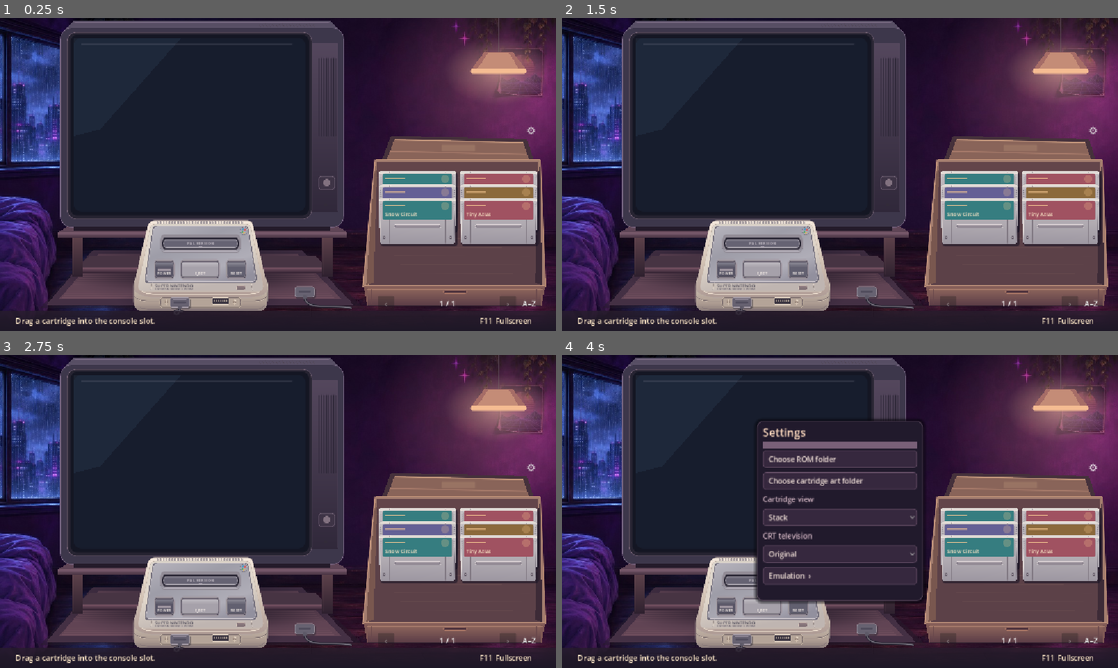
Above: before the commit, frames 1-4 (two rows, left to right).
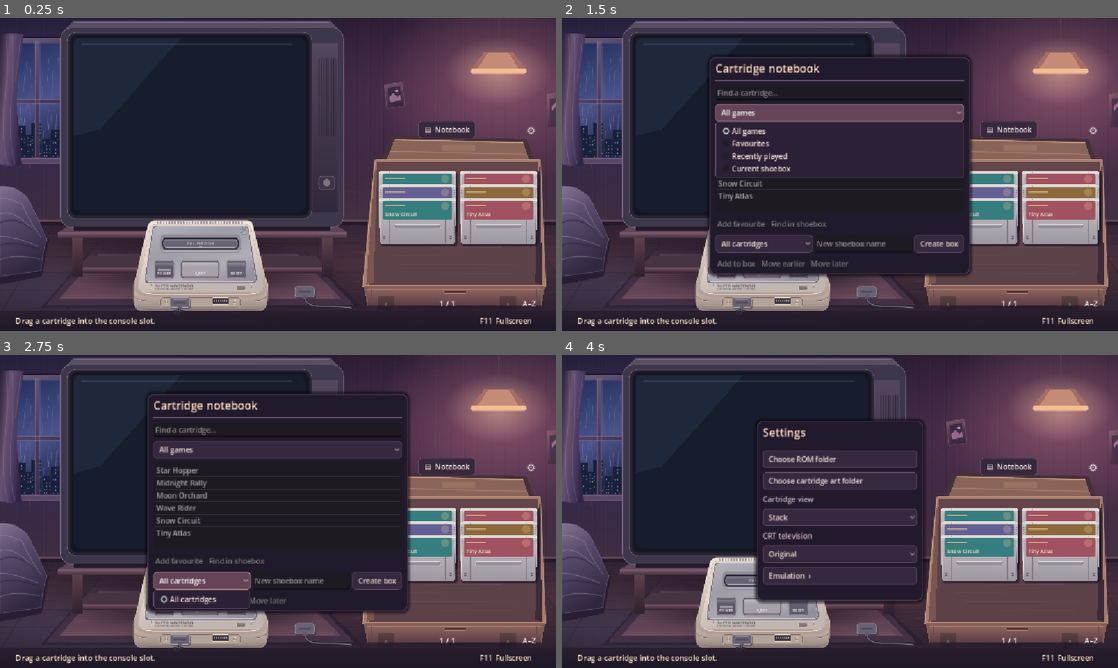
Above: after the commit, the same moments.

Repository: BaconBaps/snes
Game: Godot game, scene res://room.tscn
Same seed, same stepped clock (60 frames per second), same inputs: the game is played once before the commit and once after it.
Inputs (mouse positions are in pixels of both pictures, inside the frame that each line leads up to):
- Up to frame 1 (0.25 s): no input
- Up to frame 2 (1.5 s): click (1006, 130) at 0.5 s, where only the run after the commit has a clickable "▤ Notebook"; click (840, 111) at 1.25 s, where only the run after the commit has a clickable "All games"
- Up to frame 3 (2.75 s): click (200, 580) at 2 s, where only the run after the commit has a clickable "All cartridges"
- Up to frame 4 (4 s): click (940, 580) at 2.75 s, where only the run after the commit has a clickable "Create box"; click "⚙" at 3.5 s

The runs differ from the first frame. In frame 1, 22% of the frame differs, in the area x 0-100%, y 0-94%; in frame 2, 32%; in frame 3, 32%; in frame 4, 21%.

Commit message:
Add cartridge notebook and custom shoeboxes with layered room art

Diff:
--- /dev/null
+++ b/cartridge_notebook.gd
@@ -0,0 +1,252 @@
+extends PopupPanel
+
+const SAVE_PATH := "user://notebook.cfg"
+const ALL_GAMES := "All cartridges"
+
+var room
+var favourites := PackedStringArray()
+var recent := PackedStringArray()
+var boxes := {}
+var active_box := ""
+var box_picker := OptionButton.new()
+var search := LineEdit.new()
+var filter := OptionButton.new()
+var results := ItemList.new()
+var favourite_button := Button.new()
+var membership_button := Button.new()
+var earlier := Button.new()
+var later := Button.new()
+var find_button := Button.new()
+var new_box := LineEdit.new()
+
+func setup(owner_room: Node2D) -> void:
+	room = owner_room
+	name = "CartridgeNotebook"
+	theme = room.make_settings_theme()
+	restore()
+	var content := VBoxContainer.new()
+	content.add_theme_constant_override("separation", 8)
+	add_child(content)
+	content.set_anchors_and_offsets_preset(Control.PRESET_FULL_RECT, Control.PRESET_MODE_MINSIZE, 17)
+	room.add_settings_heading(content, "Cartridge notebook")
+
+	search.placeholder_text = "Find a cartridge…"
+	search.text_changed.connect(func(_value: String): refresh())
+	content.add_child(search)
+	for label in ["All games", "Favourites", "Recently played", "Current shoebox"]:
+		filter.add_item(label)
+	filter.item_selected.connect(func(_index: int): refresh())
+	content.add_child(filter)
+
+	results.size_flags_vertical = Control.SIZE_EXPAND_FILL
+	results.custom_minimum_size.y = 130
+	results.item_selected.connect(func(_index: int): update_actions())
+	results.item_activated.connect(func(_index: int): reveal_selection())
+	content.add_child(results)
+
+	var actions := HBoxContainer.new()
+	content.add_child(actions)
+	favourite_button.pressed.connect(toggle_favourite)
+	actions.add_child(favourite_button)
+	find_button.text = "Find in shoebox"
+	find_button.pressed.connect(reveal_selection)
+	actions.add_child(find_button)
+
+	var box_row := HBoxContainer.new()
+	content.add_child(box_row)
+	box_picker.size_flags_horizontal = Control.SIZE_EXPAND_FILL
+	box_picker.item_selected.connect(select_box)
+	box_row.add_child(box_picker)
+	new_box.placeholder_text = "New shoebox name"
+	new_box.max_length = 35
+	new_box.size_flags_horizontal = Control.SIZE_EXPAND_FILL
+	new_box.text_submitted.connect(func(_value: String): create_box())
+	box_row.add_child(new_box)
+	var add_box := Button.new()
+	add_box.text = "Create box"
+	add_box.pressed.connect(create_box)
+	box_row.add_child(add_box)
+
+	var order_row := HBoxContainer.new()
+	content.add_child(order_row)
+	membership_button.pressed.connect(toggle_membership)
+	order_row.add_child(membership_button)
+	earlier.text = "Move earlier"
+	earlier.pressed.connect(func(): move_selection(-1))
+	order_row.add_child(earlier)
+	later.text = "Move later"
+	later.pressed.connect(func(): move_selection(1))
+	order_row.add_child(later)
+
+func restore() -> void:
+	var config := ConfigFile.new()
+	if config.load(SAVE_PATH) != OK:
+		return
+	favourites = config.get_value("notebook", "favourites", PackedStringArray())
+	recent = config.get_value("notebook", "recent", PackedStringArray())
+	boxes = config.get_value("notebook", "boxes", {})
+	active_box = config.get_value("notebook", "active_box", "")
+	if not boxes.has(active_box):
+		active_box = ""
+
+func persist() -> void:
+	var config := ConfigFile.new()
+	config.set_value("notebook", "favourites", favourites)
+	config.set_value("notebook", "recent", recent)
+	config.set_value("notebook", "boxes", boxes)
+	config.set_value("notebook", "active_box", active_box)
+	if config.save(SAVE_PATH) != OK:
+		push_warning("Could not save the cartridge notebook.")
+
+func open_notebook() -> void:
+	box_picker.clear()
+	box_picker.add_item(ALL_GAMES)
+	for box_name in boxes:
+		box_picker.add_item(box_name)
+		if box_name == active_box:
+			box_picker.select(box_picker.item_count - 1)
+	refresh()
+	popup_centered(Vector2i(540, 486))
+	search.grab_focus()
+
+func record_played(path: String) -> void:
+	if recent.has(path):
+		recent.remove_at(recent.find(path))
+	recent.insert(0, path)
+	if recent.size() > 50:
+		recent.resize(50)
+	persist()
+	if visible:
+		refresh()
+
+func select_box(index: int) -> void:
+	active_box = "" if index == 0 else box_picker.get_item_text(index)
+	persist()
+	room.refresh_shoebox()
+	refresh()
+
+func create_box() -> void:
+	var box_name := new_box.text.strip_edges()
+	if box_name.is_empty() or box_name.nocasecmp_to(ALL_GAMES) == 0:
+		return
+	for existing_name in boxes:
+		if box_name.nocasecmp_to(existing_name) == 0:
+			return
+	boxes[box_name] = PackedStringArray()
+	box_picker.add_item(box_name)
+	box_picker.select(box_picker.item_count - 1)
+	new_box.clear()
+	select_box(box_picker.selected)
+	filter.select(0)
+	refresh()
+
+func current_paths() -> PackedStringArray:
+	return boxes.get(active_box, PackedStringArray())
+
+func selection() -> int:
+	var picked := results.get_selected_items()
+	return -1 if picked.is_empty() else int(results.get_item_metadata(picked[0]))
+
+func refresh(keep := -1) -> void:
+	results.clear()
+	var query := search.text.strip_edges().to_lower()
+	var indices := range(room.titles.size())
+	if filter.selected == 2 and not recent.is_empty():
+		indices = []
+		for path in recent:
+			var index: int = room.rom_paths.find(path)
+			if index >= 0:
+				indices.append(index)
+	elif filter.selected == 3 and not active_box.is_empty():
+		indices = []
+		for path in current_paths():
+			var index: int = room.rom_paths.find(path)
+			if index >= 0:
+				indices.append(index)
+	for index in indices:
+		var title: String = room.titles[index]
+		var path: String = room.rom_paths[index] if index < room.rom_paths.size() else ""
+		if not query.is_empty() and not title.to_lower().contains(query):
+			continue
+		if (filter.selected == 1 and not favourites.has(path)) or (filter.selected == 2 and not recent.has(path)):
+			continue
+		results.add_item(("★  " if favourites.has(path) else "") + title)
+		results.set_item_metadata(results.item_count - 1, index)
+		if index == keep:
+			results.select(results.item_count - 1)
+	update_actions()
+
+func update_actions() -> void:
+	var index := selection()
+	var path: String = room.rom_paths[index] if index >= 0 and index < room.rom_paths.size() else ""
+	var paths := current_paths()
+	var position := paths.find(path)
+	favourite_button.text = "Remove favourite" if favourites.has(path) else "Add favourite"
+	favourite_button.disabled = path.is_empty()
+	find_button.disabled = index < 0
+	membership_button.text = "Remove from box" if position >= 0 else "Add to box"
+	membership_button.disabled = active_box.is_empty() or path.is_empty()
+	earlier.disabled = position <= 0
+	later.disabled = position < 0 or position >= paths.size() - 1
+
+func toggle_favourite() -> void:
+	var index := selection()
+	if index < 0 or index >= room.rom_paths.size():
+		return
+	var path: String = room.rom_paths[index]
+	if favourites.has(path):
+		favourites.remove_at(favourites.find(path))
+	else:
+		favourites.append(path)
+	persist()
+	refresh(index)
+
+func toggle_membership() -> void:
+	var index := selection()
+	if active_box.is_empty() or index < 0 or index >= room.rom_paths.size():
+		return
+	var paths := current_paths()
+	var path: String = room.rom_paths[index]
+	if paths.has(path):
+		paths.remove_at(paths.find(path))
+	else:
+		paths.append(path)
+	boxes[active_box] = paths
+	persist()
+	room.refresh_shoebox(true)
+	refresh(index)
+
+func move_selection(direction: int) -> void:
+	var index := selection()
+	if index >= 0 and index < room.rom_paths.size() and room.shoebox_position(index) >= 0:
+		move_in_box(index, current_paths().find(room.rom_paths[index]) + direction)
+
+func move_to_cartridge(index: int, target: int) -> void:
+	move_in_box(index, current_paths().find(room.rom_paths[target]))
+
+func move_in_box(index: int, destination: int) -> void:
+	if active_box.is_empty() or index < 0 or index >= room.rom_paths.size():
+		return
+	var paths := current_paths()
+	var path: String = room.rom_paths[index]
+	var position := paths.find(path)
+	if position < 0 or destination < 0 or destination >= paths.size() or destination == position:
+		return
+	paths.remove_at(position)
+	paths.insert(destination, path)
+	boxes[active_box] = paths
+	persist()
+	room.refresh_shoebox(true)
+	refresh(index)
+
+func reveal_selection() -> void:
+	var index := selection()
+	if index < 0:
+		return
+	if room.shoebox_position(index) < 0:
+		select_box(0)
+	hide()
+	room.jump_to_title(index)
+	room.notebook_selection = index
+	room.hovered = index if room.stacked and room.inserted != index else -1
+	room.queue_redraw()
--- a/room.gd
+++ b/room.gd
@@ -58,6 +58,9 @@
 const STACK_LIFT := -22.0
 const LABEL_COLORS := ["#367d80", "#a05261", "#646095", "#8b693c"]
 
+var notebook := preload("res://cartridge_notebook.gd").new()
+var shoebox_indices: Array[int] = []
+var notebook_selection := -1
 var titles := PackedStringArray(["Star Hopper", "Midnight Rally", "Moon Orchard", "Wave Rider", "Snow Circuit", "Tiny Atlas"])
 var rom_paths := PackedStringArray()
 var emulator := preload("res://emulator/bridge.gd").new()
@@ -155,7 +158,16 @@
 	emulator.failed.connect(show_emulator_error)
 
 	setup_settings()
+	add_child(notebook)
+	notebook.setup(self)
 	setup_cartridge_navigation()
+	var notebook_button := Button.new()
+	notebook_button.text = "▤  Notebook"
+	notebook_button.position = Vector2(867, 213)
+	notebook_button.theme = make_settings_theme()
+	notebook_button.focus_mode = Control.FOCUS_NONE
+	notebook_button.pressed.connect(notebook.open_notebook)
+	add_child(notebook_button)
 	get_window().mouse_exited.connect(func(): hovered = -1)
 	# Godot's built-in UI actions otherwise also react to SNES gameplay buttons.
 	for action in InputMap.get_actions():
@@ -181,6 +193,8 @@
 	add_child(diagnostics)
 	if not rom_folder.is_empty():
 		load_folder(rom_folder)
+	else:
+		refresh_shoebox()
 
 func _exit_tree() -> void:
 	insert_sound.stop()
@@ -266,7 +280,10 @@
 	heading.add_theme_color_override("font_color", Color("#ffdbc0"))
 	menu.add_child(heading)
 	var divider := HSeparator.new()
-	divider.add_theme_stylebox_override("separator", settings_style("#796078", "#796078", 0))
+	var rule := StyleBoxLine.new()
+	rule.color = Color("#796078")
+	rule.thickness = 1
+	divider.add_theme_stylebox_override("separator", rule)
 	menu.add_child(divider)
 
 func setup_settings() -> void:
@@ -437,6 +454,8 @@
 
 func update_crt() -> void:
 	if crt.texture != emulator.picture:
+		if crt.texture == null and emulator.picture and inserted >= 0 and inserted < rom_paths.size():
+			notebook.record_played(rom_paths[inserted])
 		crt.texture = emulator.picture
 		crt.visible = crt.texture != null
 	if crt.material.get_shader_parameter("rgb565") != emulator.rgb565:
@@ -465,10 +484,7 @@
 	dragging = -1
 	seated = false
 	powered = false
-	page = 0
-	refresh_alphabet()
-	update_page_controls()
-	clear_stack_hover()
+	refresh_shoebox()
 	reset_lift()
 	message = "No .sfc or .smc files in this folder." if titles.is_empty() else "Drag a cartridge into the console slot."
 	queue_redraw()
@@ -542,9 +558,30 @@
 func page_size() -> int:
 	return STACK_PAGE_SIZE if stacked else GRID_PAGE_SIZE
 
+func refresh_shoebox(keep_page := false) -> void:
+	shoebox_indices.clear()
+	for path in notebook.current_paths():
+		var index := rom_paths.find(path)
+		if index >= 0:
+			shoebox_indices.append(index)
+	page = mini(page, page_count() - 1) if keep_page else 0
+	notebook_selection = -1
+	clear_stack_hover()
+	refresh_alphabet()
+	update_page_controls()
+	queue_redraw()
+
+func shoebox_position(index: int) -> int:
+	return index if notebook.active_box.is_empty() else shoebox_indices.find(index)
+
+func shoebox_count() -> int:
+	return titles.size() if notebook.active_box.is_empty() else shoebox_indices.size()
+
 func visible_cartridges() -> Array:
 	var size := page_size()
-	return range(page * size, mini(titles.size(), (page + 1) * size))
+	var start := page * size
+	var finish := mini(shoebox_count(), start + size)
+	return range(start, finish) if notebook.active_box.is_empty() else shoebox_indices.slice(start, finish)
 
 func change_layout(index: int) -> void:
 	var first_visible := page * page_size()
@@ -556,7 +593,7 @@
 	queue_redraw()
 
 func desk_position(index: int) -> Vector2:
-	var cell := index % page_size()
+	var cell := shoebox_position(index) % page_size()
 	var row_spacing := STACK_ROW_SPACING if stacked else 98
 	return Vector2(785 + (cell % 2) * 168, (315 if stacked else 258) + floori(cell / 2.0) * row_spacing)
 
@@ -582,6 +619,7 @@
 			stack_offsets.erase(index))
 
 func clear_stack_hover() -> void:
+	notebook_selection = -1
 	hovered = -1
 	for tween in stack_tweens.values():
 		tween.kill()
@@ -593,7 +631,7 @@
 	# Hit-test from front to back, just like the stack is drawn.
 	for offset in range(visible.size() - 1, -1, -1):
 		var index: int = visible[offset]
-		if index != inserted and Rect2(displayed_desk_position(index), CART_SIZE).has_point(point):
+		if index != inserted and index != dragging and Rect2(displayed_desk_position(index), CART_SIZE).has_point(point):
 			return index
 	# Keep the lift stable if the pointer was on the bottom edge when it moved.
 	if hovered >= 0 and Rect2(desk_position(hovered), CART_SIZE).has_point(point):
@@ -634,7 +672,7 @@
 	update_page_controls()
 
 func page_count() -> int:
-	return maxi(1, ceili(titles.size() / float(page_size())))
+	return maxi(1, ceili(shoebox_count() / float(page_size())))
 
 func turn_page(direction: int) -> void:
 	var next_page := clampi(page + direction, 0, page_count() - 1)
@@ -646,13 +684,18 @@
 	queue_redraw()
 
 func jump_to_title(index: int) -> void:
-	page = floori(index / float(page_size()))
+	var position := shoebox_position(index)
+	if position < 0:
+		return
+	page = floori(position / float(page_size()))
 	clear_stack_hover()
 	update_page_controls()
 	queue_redraw()
 
 func update_page_controls() -> void:
-	page_label.text = "%d / %d" % [page + 1, page_count()]
+	var count := "%d / %d" % [page + 1, page_count()]
+	page_label.text = count if notebook.active_box.is_empty() else "%s  ·  %s" % [notebook.active_box.left(16), count]
+	page_label.tooltip_text = notebook.ALL_GAMES if notebook.active_box.is_empty() else notebook.active_box
 	previous_page_button.disabled = page == 0
 	next_page_button.disabled = page >= page_count() - 1
 
@@ -660,7 +703,9 @@
 	var menu := alphabet_button.get_popup()
 	menu.clear()
 	var seen := {}
-	for index in range(titles.size()):
+	var indices := range(titles.size()) if notebook.active_box.is_empty() else shoebox_indices.duplicate()
+	indices.sort_custom(func(left: int, right: int): return titles[left].naturalnocasecmp_to(titles[right]) < 0)
+	for index in indices:
 		var letter := titles[index].left(1).to_upper()
 		if not "ABCDEFGHIJKLMNOPQRSTUVWXYZ".contains(letter) or letter.is_empty():
 			letter = "#"
@@ -696,7 +741,10 @@
 			diagnostics.visible = not diagnostics.visible
 	elif event is InputEventMouseMotion:
 		pointer = event.position
-		hovered = desk_cartridge_at(pointer) if stacked and dragging < 0 and not dragging_plug else -1
+		var target := desk_cartridge_at(pointer) if stacked and dragging < 0 and not dragging_plug else -1
+		if target >= 0:
+			notebook_selection = -1
+		hovered = notebook_selection if notebook_selection >= 0 else target
 	elif event is InputEventMouseButton:
 		pointer = event.position
 		if event.pressed and event.button_index == MOUSE_BUTTON_LEFT:
@@ -818,6 +866,8 @@
 	elif inserted < 0:
 		dragging = desk_cartridge_at(point)
 		if dragging >= 0:
+			notebook_selection = -1
+		if dragging >= 0:
 			hovered = -1
 
 func seated_plug_position(socket: Rect2) -> Vector2:
@@ -862,6 +912,10 @@
 		inserted = -1
 		reset_lift()
 		message = "Drag a cartridge into the console slot."
+	elif not notebook.active_box.is_empty() and DESK.has_point(point):
+		var target := desk_cartridge_at(point)
+		if target >= 0 and target != dragging:
+			notebook.move_to_cartridge(dragging, target)
 	dragging = -1
 
 func start_cartridge() -> void:
@@ -997,7 +1051,10 @@
 	draw_set_transform(Vector2.ZERO)
 
 func draw_bedroom() -> void:
-	draw_texture_rect(preload("res://art/bedroom.jpg"), Rect2(0, 0, 1152, 648), false)
+	var room_bounds := Rect2(0, 0, 1152, 648)
+	draw_texture_rect(preload("res://art/walls-floor.png"), room_bounds, false)
+	draw_texture_rect(preload("res://art/rain-window.png"), room_bounds, false)
+	draw_texture_rect(preload("res://art/room-details.png"), room_bounds, false)
 	if ceiling_light_on:
 		glow(Vector2(1035, 132), Vector2(255, 219), Color("#ec91a349"))
 
@@ -1280,7 +1337,10 @@
 	draw_controller_plugs()
 	for index in visible_cartridges():
 		if index != inserted and index != dragging:
-			cartridge(index, displayed_desk_position(index))
+			var position := displayed_desk_position(index)
+			if index == notebook_selection:
+				rounded(Rect2(position - Vector2(3, 3), CART_SIZE + Vector2(6, 6)), 6, "#f7ca9188")
+			cartridge(index, position)
 	draw_shoebox_front()
 	if dragging >= 0:
 		cartridge(dragging, dragged_cartridge_position(pointer))
Binary file removed: art/bedroom.jpg
Binary file added: art/rain-window.png
Not shown, changed: art/rain-window.png.import
Binary file added: art/room-details.png
Not shown, added: art/room-details.png.import
Binary file added: art/walls-floor.png
Not shown, added: art/walls-floor.png.import
Not shown, added: cartridge_notebook.gd.uid
